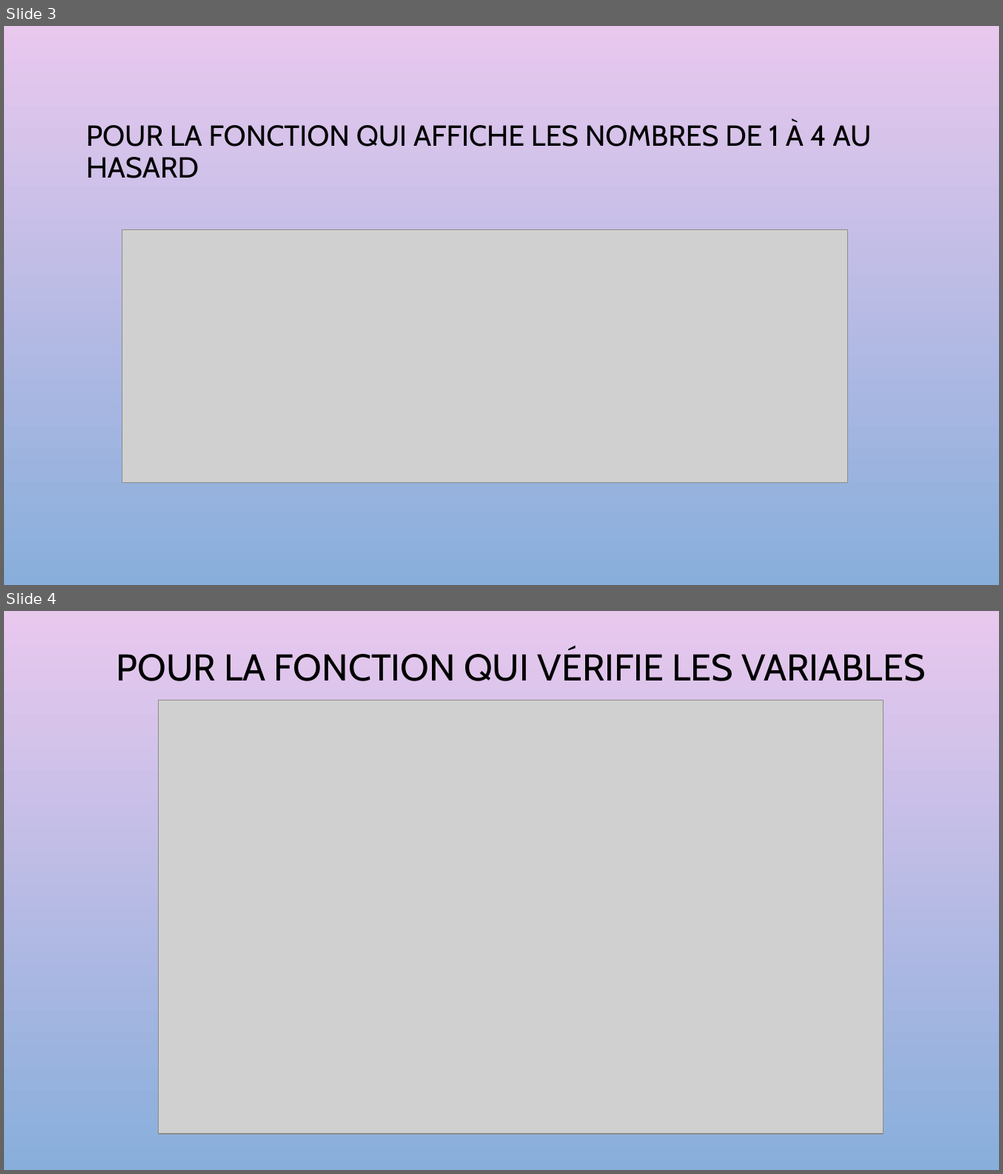
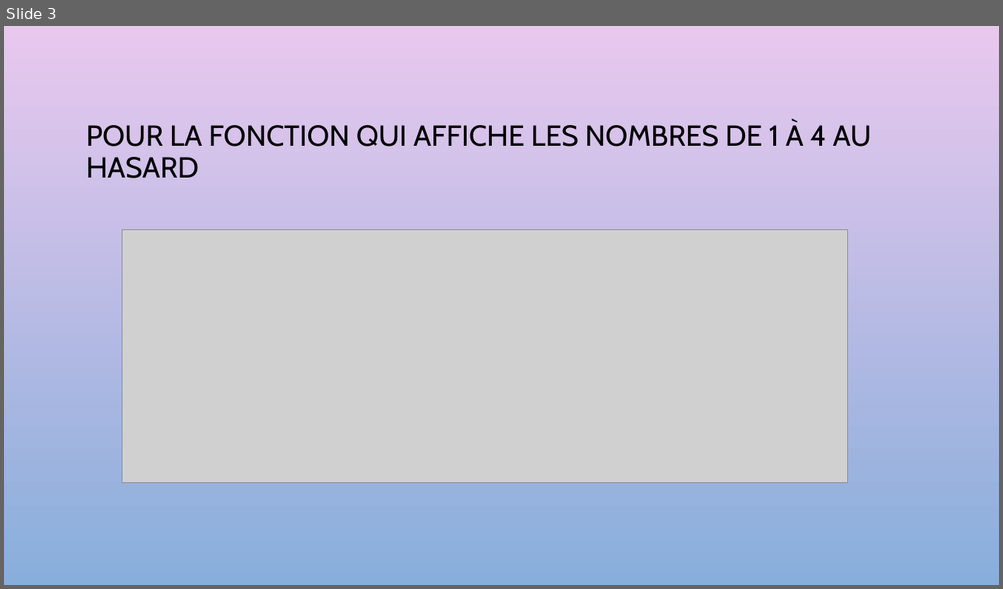
Before and after one commit to sarahsaina/Machine_a_sous-JS, a slide deck: projet à rendre/presentation.pptx. Shown one above the other, each under a label of ours: slides 3 and 4 before the commit, slide 3 after it. The pictures are 1003x1174 and 1003x589 pixels, drawn with LibreOffice and Linux fonts; fonts in the diff are those of the drawing; grey boxes stand for pictures; background and template pictures are left out. Boxes give left, top, right and bottom in pixels: in the first picture for what was removed or moved away, otherwise in the second. Text is boxed around its words. In the diff, an @@ line names an element or a change of style, - is before the commit and + after.

```diff
--- a/projet à rendre/presentation.pptx
+++ b/projet à rendre/presentation.pptx
@@ slide 4 removed at bbox=[4, 611, 999, 1170], background picture (left out) @@
@@ title removed at bbox=[116, 649, 925, 681] @@
-POUR LA FONCTION QUI VÉRIFIE LES VARIABLES
@@ picture removed at bbox=[159, 700, 883, 1134] @@
```
Also in this commit, not shown: 1 slide changed, 1 slide added.
